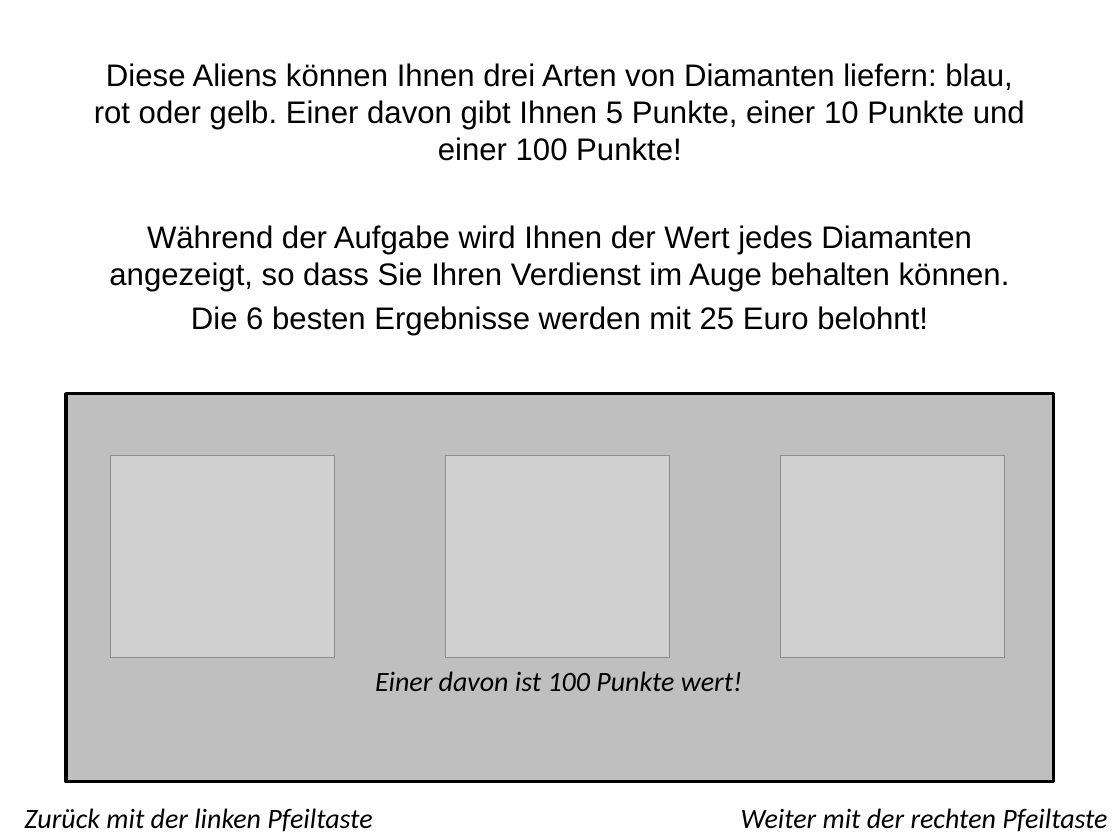
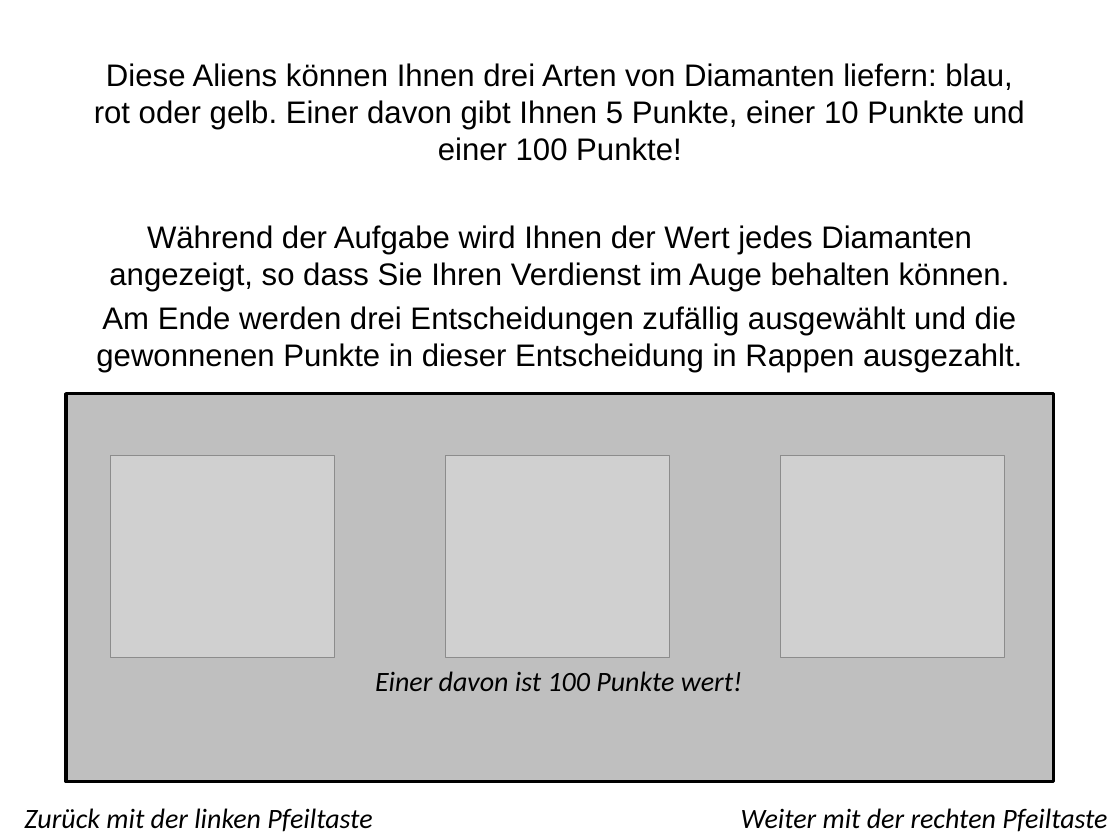
Before and after one commit to snebe/MATLAB-Habits-Overtraining-Exp3, a slide deck: slide 4 of instructions/AlienTask-fMRI_Instructions-German.pptx. Drawn at 1120x840 pixels with LibreOffice and Linux fonts; fonts in the diff are those of the drawing; grey boxes stand for pictures. Boxes give left, top, right and bottom in pixels: in the first picture for what was removed or moved away, otherwise in the second. Text is boxed around its words. In the diff, an @@ line names an element or a change of style, - is before the commit and + after.

```diff
--- a/instructions/AlienTask-fMRI_Instructions-German.pptx
+++ b/instructions/AlienTask-fMRI_Instructions-German.pptx
@@ subtitle at (96, 306, 1022, 372): text changed @@
-Die 6 besten Ergebnisse werden mit 25 Euro belohnt!
+Am Ende werden drei Entscheidungen zufällig ausgewählt und die gewonnenen Punkte in dieser Entscheidung in Rappen ausgezahlt.
```
Also in this commit, not shown: 2 other slides changed, 9 other files.
